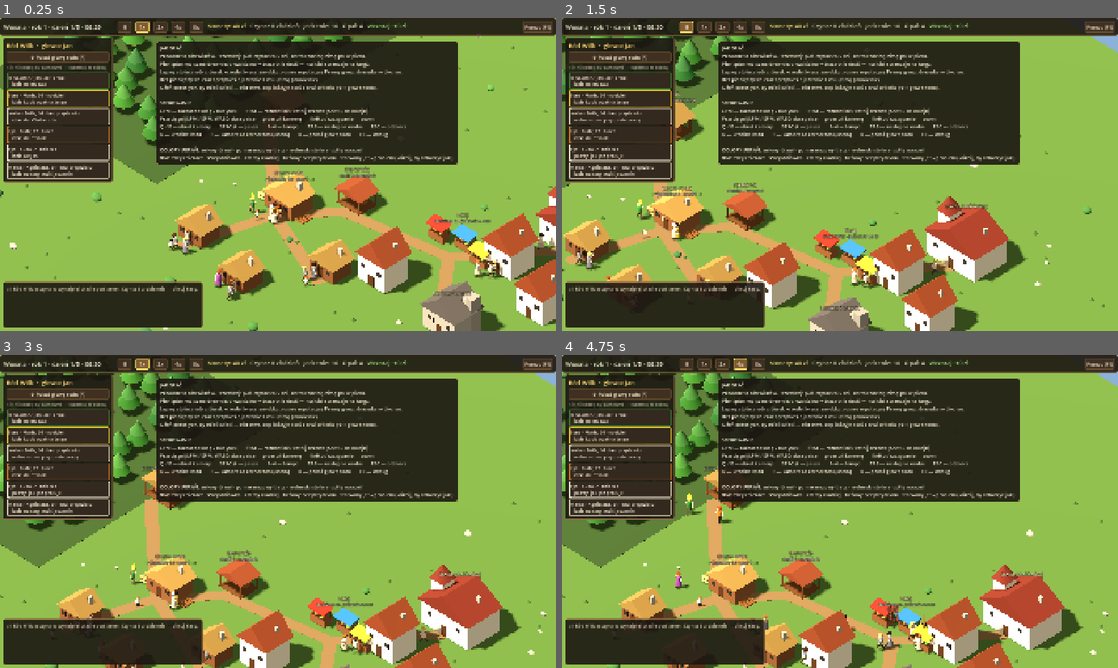
Above: before the commit, frames 1-4 (two rows, left to right).
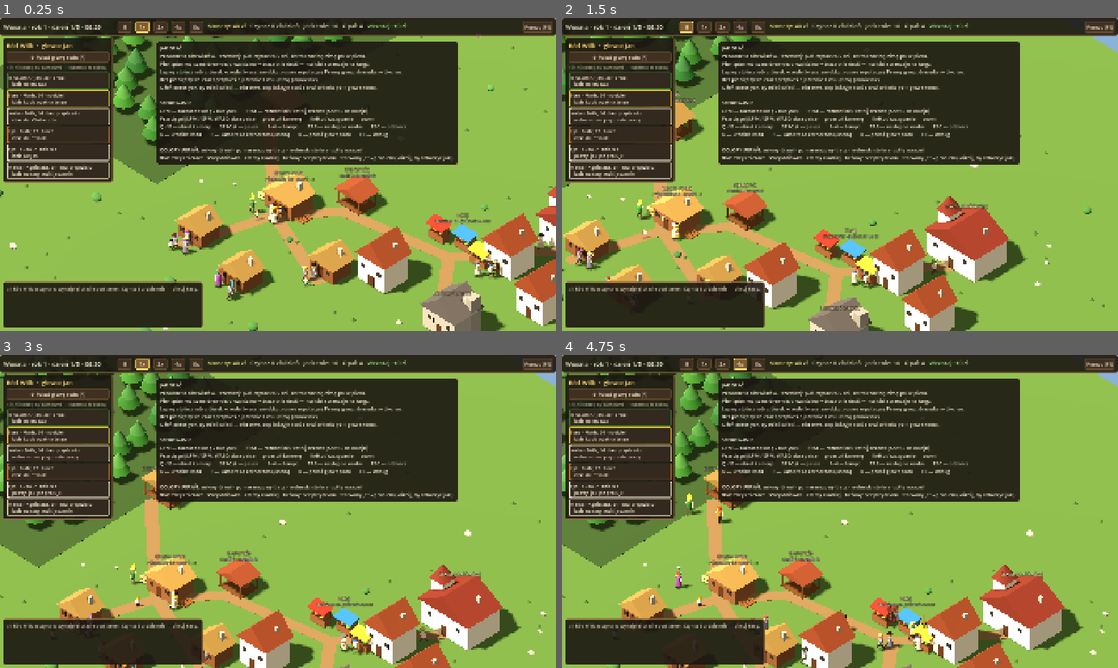
Above: after the commit, the same moments.

Repository: dwdzdc/dynastia
Game: Godot game, scene res://game/main.tscn
Same seed, same stepped clock (60 frames per second), same inputs: the game is played once before the commit and once after it.
Inputs (mouse positions are in pixels of both pictures, inside the frame that each line leads up to):
- Up to frame 1 (0.25 s): no input
- Up to frame 2 (1.5 s): tap Enter at 0.5 s; move the mouse to (962, 158) at 0.52 s; hold D 0.53-1.25 s; tap 1 at 0.6 s; click (962, 158) at 0.67 s; tap Space at 0.77 s; drag from (728, 190) to (812, 237) at 1.27 s
- Up to frame 3 (3 s): click "II" at 2 s; click "1x" at 2.75 s
- Up to frame 4 (4.75 s): click "2x" at 3.5 s; click "4x" at 4.25 s

The runs differ from the first frame. In frame 1, less than 0.1% of the frame differs, in the area x 31-97%, y 58-90%; in frame 2, less than 0.1%; in frame 3, less than 0.1%; in frame 4, less than 0.1%.

Commit message:
G3: obcy odroznieni w swiecie - opaska w barwach rodu, imie z nazwiskiem w kolorze rodu
Twoi: zlota opaska i samo imie; alarm ! tylko dla swoich; panel obcej osoby pokazuje
rod i dom, bez polecen.

Co-Authored-By: Claude Opus 5.5 <noreply@anthropic.com>

Diff:
--- a/game/agent_view.gd
+++ b/game/agent_view.gd
@@ -35,10 +35,18 @@
 var _tool: Node3D
 var _ring: MeshInstance3D
 var _crown: MeshInstance3D
+var _band: MeshInstance3D
 
 const CROWN_RADIUS := 0.24     # korona nad głową roota: większa, żeby było go widać z daleka
 const CROWN_HEIGHT := 0.42
 const CROWN_Y := 2.3
+# Opaska na głowie w barwach rodu (G3): twoi mają złotą, obcy kolor swojego rodu.
+const OUR_BAND := Color(1.0, 0.8, 0.2)
+const LINEAGE_BANDS := [Color(0.25, 0.45, 0.85), Color(0.75, 0.2, 0.2), Color(0.3, 0.65, 0.35),
+	Color(0.55, 0.3, 0.7), Color(0.15, 0.6, 0.65), Color(0.8, 0.45, 0.15)]
+const BAND_RADIUS := 0.27
+const BAND_HEIGHT := 0.11
+const BAND_Y := 1.74
 var _t := 0.0
 var _last_carry := "-"
 var _hair_color: Color
@@ -97,6 +105,9 @@
 	_crown.position = Vector3(0, CROWN_Y, 0)
 	_crown.visible = false
 	_pivot.add_child(_crown)
+	_band = Gfx3D.cylinder(BAND_RADIUS, BAND_HEIGHT, OUR_BAND, -1.0, 12)
+	_band.position = Vector3(0, BAND_Y, 0)
+	_pivot.add_child(_band)
 
 
 func _limb(at: Vector3, r: float, length: float, color: Color) -> Node3D:
@@ -109,7 +120,11 @@
 	return pivot
 
 
-func refresh(delta: float, stage: String, selected: bool, is_root: bool) -> void:
+static func band_color(lineage_id: int, ours: bool) -> Color:
+	return OUR_BAND if ours else LINEAGE_BANDS[lineage_id % LINEAGE_BANDS.size()]
+
+
+func refresh(delta: float, stage: String, selected: bool, is_root: bool, band: Color) -> void:
 	visible = agent.status == "active" and not agent.hidden
 	if not visible:
 		return
@@ -132,6 +147,7 @@
 	Gfx3D.set_color(_hair, GREY_HAIR if stage == "elder" else _hair_color)
 	_ring.visible = selected
 	_crown.visible = is_root
+	Gfx3D.set_color(_band, band)
 	_update_carry()
 	_animate()
 
--- a/game/world_view.gd
+++ b/game/world_view.gd
@@ -319,7 +319,8 @@
 	for id in agent_views:
 		var v = agent_views[id]
 		var p: SimPerson = v.person
-		v.refresh(delta, world.family.stage_of(p), id == selected_id, p.id == root_id)
+		v.refresh(delta, world.family.stage_of(p), id == selected_id, p.id == root_id,
+			AgentView.band_color(p.lineage_id, world.family.is_ours(p)))
 
 
 func tree_at(pos: Vector2, radius: float) -> SimTree:
--- a/ui/hud.gd
+++ b/ui/hud.gd
@@ -344,7 +344,7 @@
 	var title := _label("%s%s %s" % ["♛ " if p.id == fam.root_id else "", p.name, p.surname], 26, Color(1.0, 0.85, 0.45))
 	_info_box.add_child(title)
 	_dyn(func():
-		var rel := fam.relation_to_root(p) if not world.is_independent(a) else "odszedł z rodu"
+		var rel := fam.relation_to_root(p) if fam.is_ours(p) else "ród " + fam.lineage_of(p).name
 		return "%s · %d lat · %s" % [rel, int(fam.age_of(p)), fam.stage_label(p)], 17, DIM)
 	if debug:
 		_dyn(func(): return "[debug] siła %.2f · sakiewka %.1f zł · dni słabości %d" % [
@@ -399,7 +399,11 @@
 
 	_info_box.add_child(HSeparator.new())
 	if world.is_independent(a):
-		var gone := _label("Odszedł z rodu i żyje po swojemu (%s). Nie wydasz mu poleceń. Co się stało — w kronice (K)." % world.home_of(a).name, 17, DIM)
+		var where := world.home_of(a).name if world.home_of(a) != null else "bez domu"
+		var txt := "Nie należy do twojego rodu (%s, %s). Żyje po swojemu — nie wydasz mu poleceń." % [fam.lineage_of(p).name, where]
+		if p.mother_id >= 0 and fam.is_ours(fam.persons[p.mother_id]) or p.father_id >= 0 and fam.is_ours(fam.persons[p.father_id]):
+			txt += " Odszedł z rodu — co się stało, jest w kronice (K)."
+		var gone := _label(txt, 17, DIM)
 		gone.autowrap_mode = TextServer.AUTOWRAP_WORD_SMART
 		gone.custom_minimum_size.x = 400
 		_info_box.add_child(gone)
@@ -857,12 +861,16 @@
 			continue
 		var p := world.person_of(a)
 		var sp := _screen(a.position, 2.6)
-		if a.alert or a.hungry_no_food:
+		if (a.alert or a.hungry_no_food) and world.family.is_ours(p):
 			_overlay.draw_circle(sp + Vector2(0, -10), 12, Color(0.85, 0.15, 0.1))
 			_overlay.draw_arc(sp + Vector2(0, -10), 12, 0, TAU, 20, Color(1, 1, 1), 2)
 			_text(sp + Vector2(0, -3), "!", 18, Color(1, 1, 1))
+		var ours := world.family.is_ours(p)
 		if main.selected_id == a.id or main.hover_id == a.id or (zoom_ok and main.cam_size < 30.0):
-			_text(sp + Vector2(0, -26 if (a.alert or a.hungry_no_food) else -6), p.name, 16, Color(1, 1, 1))
+			# Obcy z nazwiskiem i w barwie swojego rodu, swoi samym imieniem na biało.
+			var label := p.name if ours else p.full_name()
+			var col := Color(1, 1, 1) if ours else AgentView.band_color(p.lineage_id, false).lightened(0.45)
+			_text(sp + Vector2(0, -26 if (a.alert or a.hungry_no_food) else -6), label, 16 if ours else 14, col)
 	# Kolejka rozkazów zaznaczonej osoby: linia przez kolejne cele marszu.
 	var sel := world.agent_by_id(main.selected_id)
 	if sel != null and sel.controlled and not sel.hidden:
Not shown, changed: progress.md
